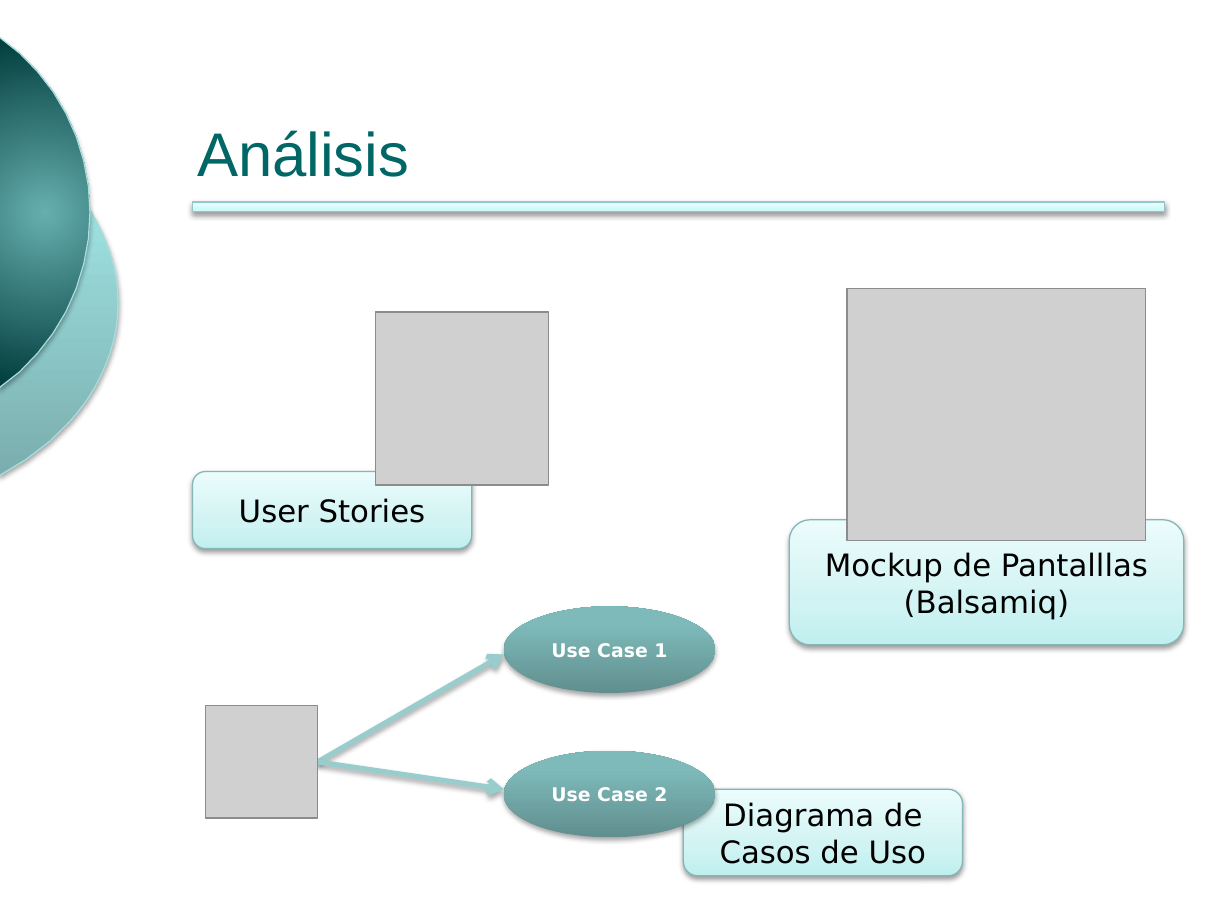
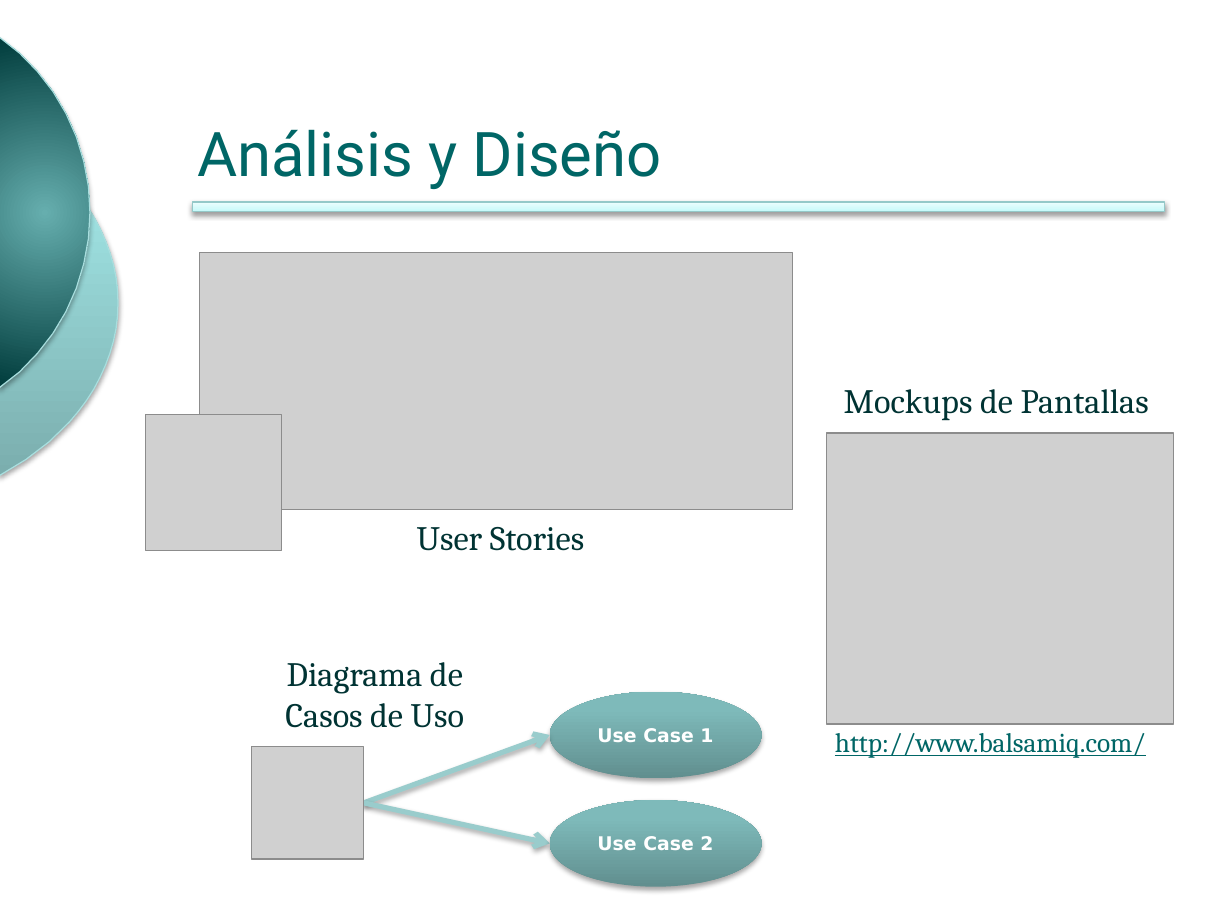
Before and after one commit to ingevy/taller-desarrollo-proyectos-ii-2do-2010, a slide deck: slide 5 of doc/presentaciones/Presentación inicial v2.pptx (slide 8 before the commit). Drawn at 1232x924 pixels with LibreOffice and Linux fonts; fonts in the diff are those of the drawing; grey boxes stand for pictures; background and template pictures are left out. Boxes give left, top, right and bottom in pixels: in the first picture for what was removed or moved away, otherwise in the second. Text is boxed around its words. In the diff, an @@ line names an element or a change of style, - is before the commit and + after.

```diff
--- a/doc/presentaciones/Presentación inicial v2.pptx
+++ b/doc/presentaciones/Presentación inicial v2.pptx
@@ title at (x1=197, y1=129, x2=662, y2=189): text changed; font Arial to Roboto @@
-Análisis
+Análisis y Diseño
@@ picture added at (x1=200, y1=253, x2=793, y2=509) @@
@@ picture removed at (x1=848, y1=288, x2=1146, y2=540) @@
@@ text added at (x1=844, y1=389, x2=1149, y2=421), 20 pt, text #003333 @@
+Mockups de Pantallas
@@ picture resized from (x1=376, y1=312, x2=549, y2=485) to (x1=145, y1=414, x2=281, y2=549) @@
@@ picture added at (x1=827, y1=434, x2=1173, y2=724) @@
@@ text "User Stories" moved from (x1=192, y1=472, x2=472, y2=549) to (x1=417, y1=527, x2=584, y2=551) @@
@@ text "User Stories" at (x1=417, y1=527, x2=584, y2=551): size 18 to 20 pt, font DejaVu Sans to Cambria, text colour #000000 to #003333; vertical alignment middle to top; fill gradient #BFF0F0 to #D2F3F3 to #EDFBFB to none; outline #86B6B6 0.75 pt to none; shadow off @@
@@ rounded rectangle removed at (x1=790, y1=520, x2=1184, y2=646) @@
-Mockup de Pantalllas (Balsamiq)
@@ text "Diagrama de" moved from (x1=684, y1=790, x2=963, y2=876) to (x1=285, y1=662, x2=464, y2=728) @@
@@ text "Diagrama de" at (x1=285, y1=662, x2=464, y2=728): vertical alignment middle to top; fill gradient #BFF0F0 to #D2F3F3 to #EDFBFB to none; outline #86B6B6 0.75 pt to none; shadow off @@
@@ text at (x1=285, y1=662, x2=464, y2=728): text changed; size 18 to 20 pt; font DejaVu Sans to Cambria; text colour #000000 to #003333 @@
-Diagrama de Casos de Uso
+Diagrama de
+Casos de Uso
@@ ellipse "Use Case 1" moved from (x1=504, y1=606, x2=716, y2=692) to (x1=549, y1=691, x2=761, y2=777) @@
@@ picture moved from (x1=206, y1=706, x2=318, y2=818) to (x1=251, y1=747, x2=363, y2=859) @@
@@ arrow moved from (318, 761) - (504, 654) to (363, 803) - (549, 736) @@
@@ text added at (x1=835, y1=733, x2=1146, y2=758), 16 pt, text #006666, underline @@
+http://www.balsamiq.com/
@@ arrow moved from (318, 761) - (504, 790) to (363, 803) - (549, 844) @@
@@ ellipse "Use Case 2" moved from (x1=504, y1=750, x2=716, y2=837) to (x1=549, y1=800, x2=761, y2=886) @@
```
Also in this commit, not shown: 12 other slides changed, 5 slides added, 11 slides removed, 1 other file.
